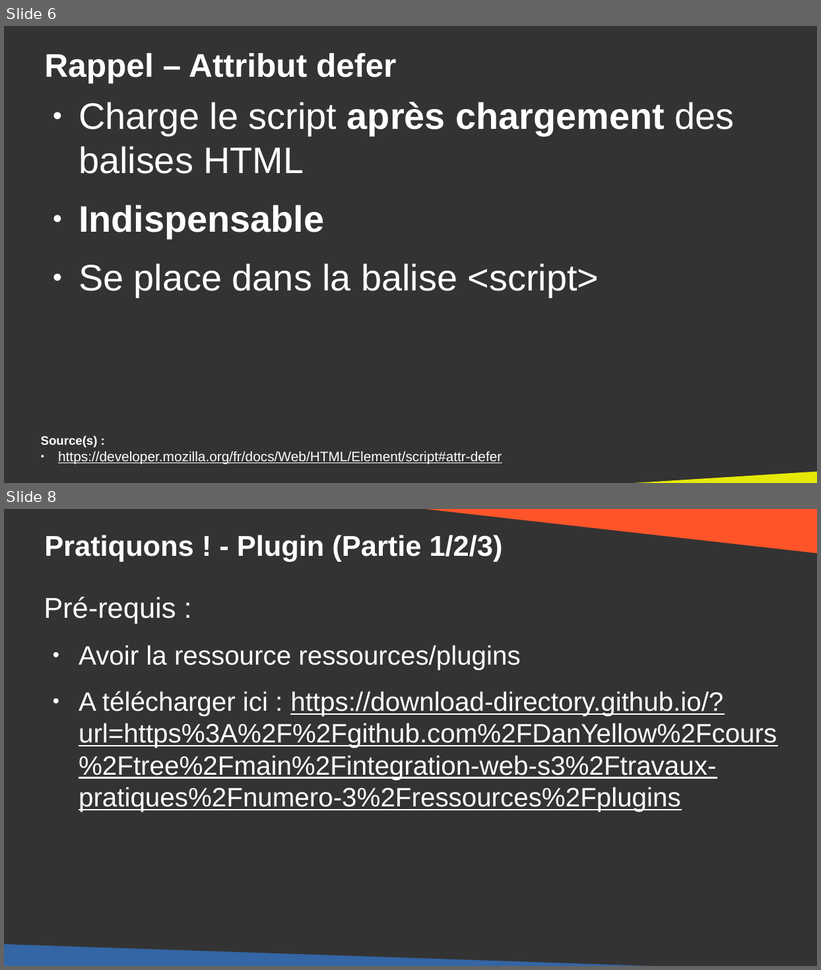
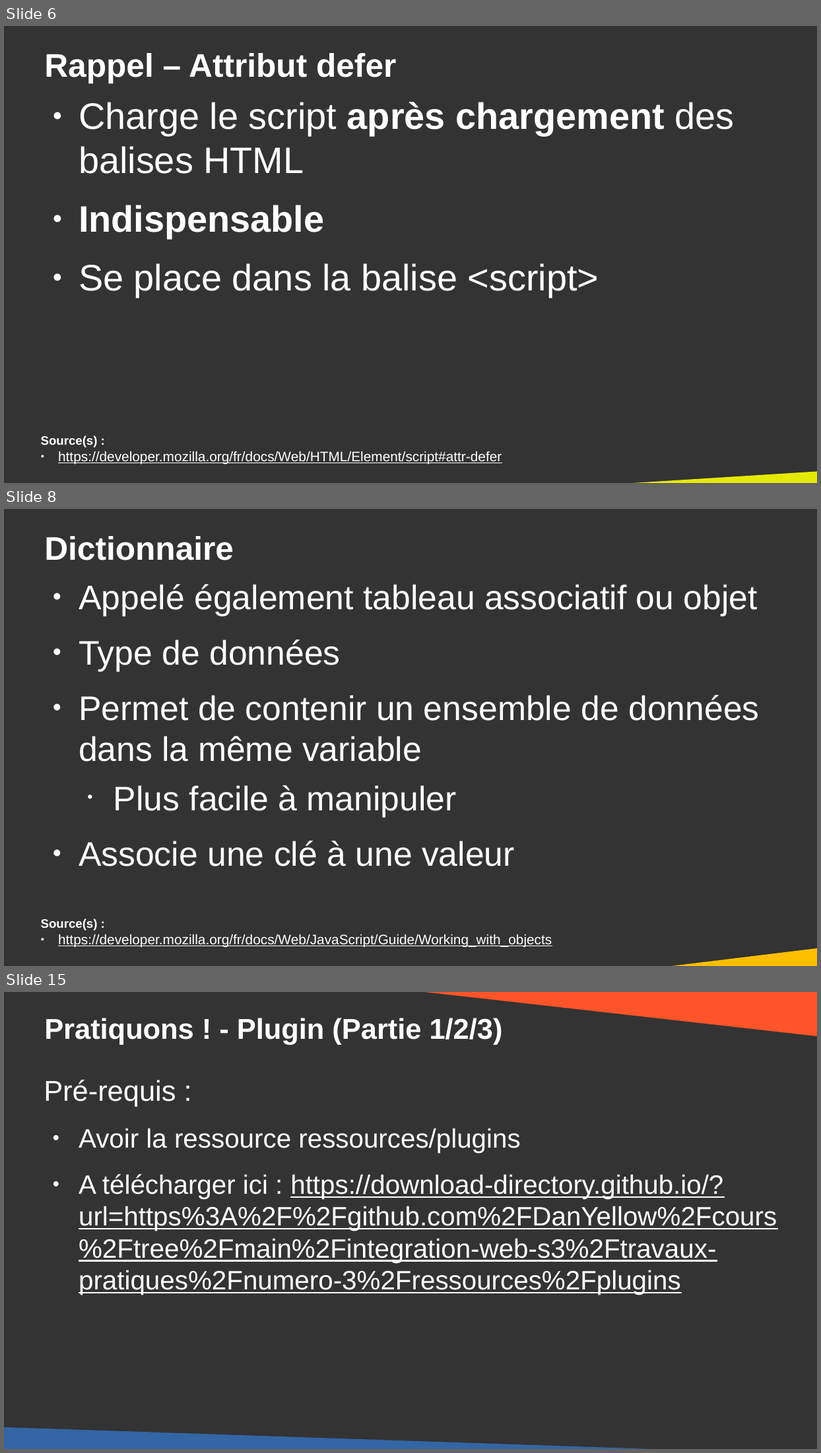
Before and after one commit to DanYellow/cours, a slide deck: integration-web-s3/travaux-pratiques/numero-3/presentation.odp. Shown one above the other, each under a label of ours: slides 6 and 8 before the commit, slides 6, 8 and 15 after it; the slides between them are not shown. The pictures are 821x970 and 821x1453 pixels, drawn with LibreOffice and Linux fonts; fonts in the diff are those of the drawing. Boxes give left, top, right and bottom in pixels: in the first picture for what was removed or moved away, otherwise in the second. Text is boxed around its words. In the diff, an @@ line names an element or a change of style, - is before the commit and + after.

```diff
--- a/integration-web-s3/travaux-pratiques/numero-3/presentation.odp
+++ b/integration-web-s3/travaux-pratiques/numero-3/presentation.odp
@@ slide 8 added at <box>4,509,817,966</box>, background #333333 @@
@@ title added at <box>44,536,234,560</box>, 32 pt, text #FFFFFF, bold @@
+Dictionnaire
@@ text added at <box>79,584,759,867</box>, 33.3 pt, text #FFFFFF @@
+● Appelé également tableau associatif ou objet
+● Type de données
+● Permet de contenir un ensemble de données dans la même variable
+  • Plus facile à manipuler
+● Associe une clé à une valeur
@@ text added at <box>41,919,552,948</box>, 13.4 pt, text #FFFFFF, underline @@
+Source(s) :
+● https://developer.mozilla.org/fr/docs/Web/JavaScript/Guide/Working_with_objects
@@ right triangle added at <box>634,945,817,966</box>, fill #FFBF00 @@
@@ what was slide 8 is now slide 15 @@
```
Also in this commit, not shown: 1 slide changed, 6 other slides added, 2 other files.
